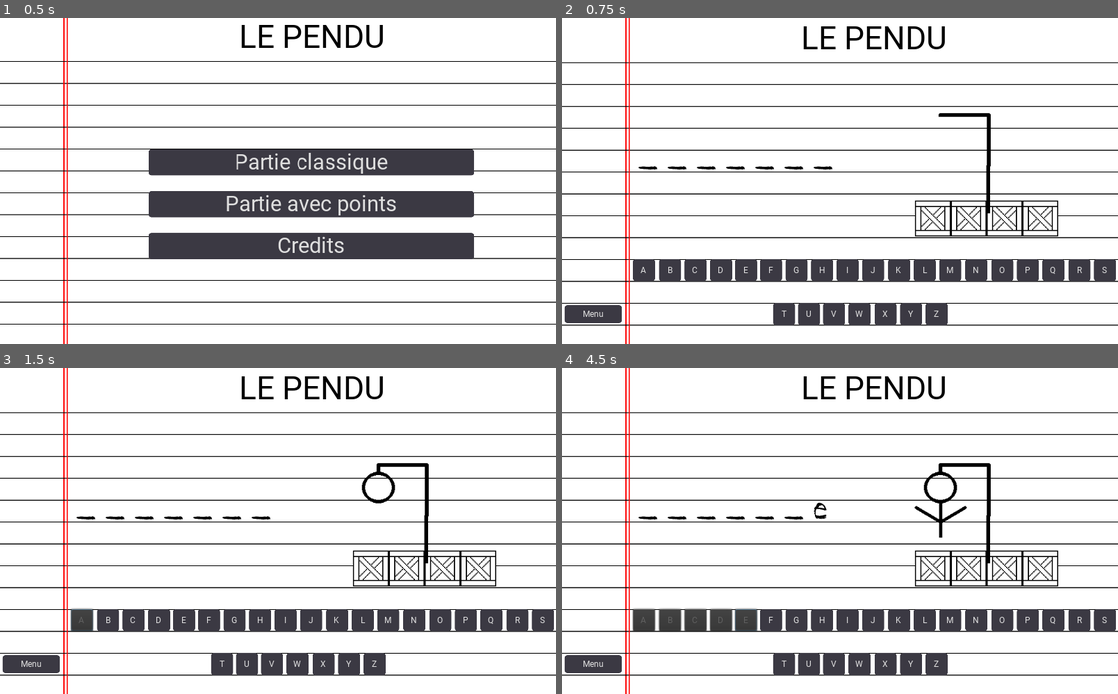
Above: before the commit, frames 1-4 (two rows, left to right).
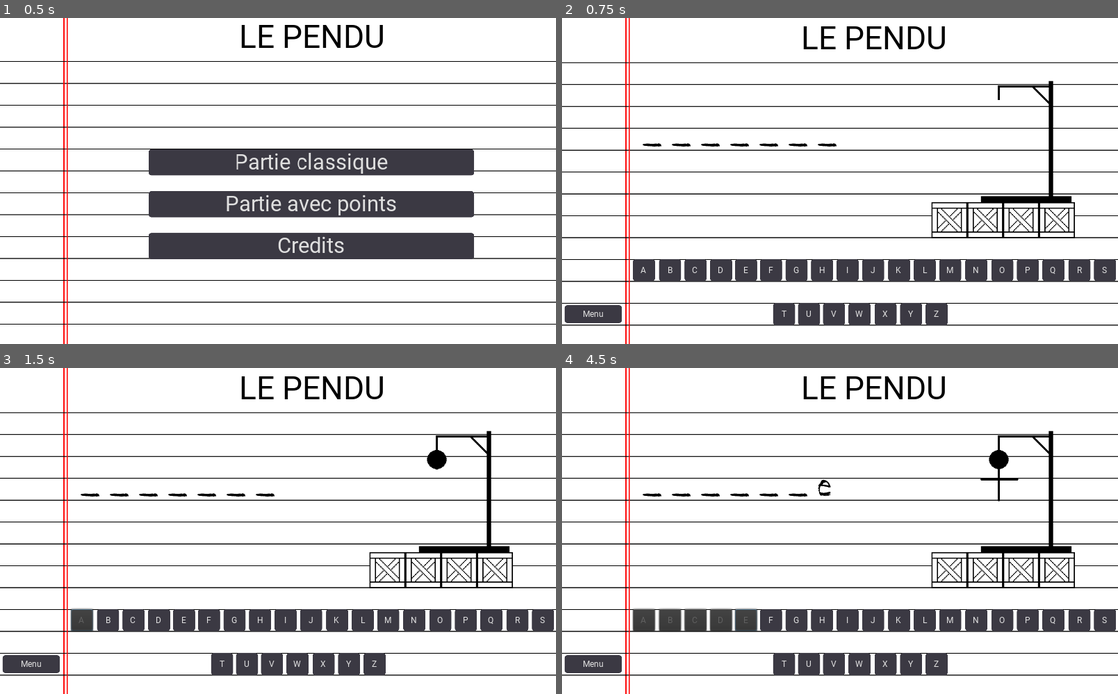
Above: after the commit, the same moments.

Repository: Jelared/Project-Jeu_du_Pendu
Game: Godot game, scene res://scenes/Menu.tscn
Same seed, same stepped clock (60 frames per second), same inputs: the game is played once before the commit and once after it.
Inputs:
- Up to frame 1 (0.5 s): no input
- Up to frame 2 (0.75 s): click "Partie classique" at 0.5 s
- Up to frame 3 (1.5 s): click "A" at 1.25 s
- Up to frame 4 (4.5 s): click "B" at 2 s; click "C" at 2.75 s; click "D" at 3.5 s; click "E" at 4.25 s

Frame 1 is identical in both runs. In frame 2, 3.3% of the frame differs, in the area x 13-93%, y 19-68%; in frame 3, 3.7%; in frame 4, 4.0%.

Commit message:
update 14-10-2022
Mise à jour des sprites

Diff:
--- a/scenes/Main.tscn
+++ b/scenes/Main.tscn
@@ -1,15 +1,14 @@
-[gd_scene load_steps=75 format=2]
+[gd_scene load_steps=74 format=2]
 
 [ext_resource path="res://scripts/Main.gd" type="Script" id=1]
 [ext_resource path="res://Groupes/buttongroup_clavier.tres" type="ButtonGroup" id=2]
-[ext_resource path="res://Sprites/SP1.png" type="Texture" id=3]
-[ext_resource path="res://Sprites/SP6.png" type="Texture" id=4]
+[ext_resource path="res://Sprites/Pendu_5.png" type="Texture" id=3]
+[ext_resource path="res://Sprites/Pendu_3.png" type="Texture" id=4]
 [ext_resource path="res://Sprites/Page.png" type="Texture" id=5]
-[ext_resource path="res://Sprites/SP3.png" type="Texture" id=6]
-[ext_resource path="res://Sprites/SP2.png" type="Texture" id=7]
-[ext_resource path="res://Sprites/SP4.png" type="Texture" id=8]
-[ext_resource path="res://Sprites/SP5.png" type="Texture" id=9]
-[ext_resource path="res://Sprites/SP0.png" type="Texture" id=10]
+[ext_resource path="res://Sprites/Pendu_0.png" type="Texture" id=6]
+[ext_resource path="res://Sprites/Pendu_2.png" type="Texture" id=7]
+[ext_resource path="res://Sprites/Pendu_4.png" type="Texture" id=8]
+[ext_resource path="res://Sprites/Pendu_1.png" type="Texture" id=9]
 [ext_resource path="res://Sprites/Pendu_6.png" type="Texture" id=11]
 [ext_resource path="res://font/Interface_font.ttf" type="DynamicFontData" id=15]
 [ext_resource path="res://Styles/Menu_boutton.tres" type="StyleBox" id=16]
@@ -189,7 +188,7 @@
 
 [sub_resource type="SpriteFrames" id=1]
 animations = [ {
-"frames": [ ExtResource( 10 ), ExtResource( 3 ), ExtResource( 7 ), ExtResource( 6 ), ExtResource( 8 ), ExtResource( 9 ), ExtResource( 4 ) ],
+"frames": [ ExtResource( 6 ), ExtResource( 9 ), ExtResource( 7 ), ExtResource( 4 ), ExtResource( 8 ), ExtResource( 3 ), ExtResource( 11 ) ],
 "loop": true,
 "name": "default",
 "speed": 5.0
@@ -215,17 +214,14 @@
 scale = Vector2( 0.5, 0.5 )
 texture = ExtResource( 5 )
 
-[node name="test" type="Sprite" parent="."]
-position = Vector2( 642, 12 )
-texture = ExtResource( 11 )
-
 [node name="Affichage" type="RichTextLabel" parent="."]
 anchor_top = 0.5
 anchor_right = 1.0
 anchor_bottom = 0.5
-margin_left = 141.0
-margin_top = -59.0
-margin_bottom = 3.0
+margin_left = 149.0
+margin_top = -101.0
+margin_right = 8.0
+margin_bottom = -39.0
 custom_colors/default_color = Color( 0, 0, 0, 1 )
 custom_fonts/normal_font = SubResource( 3 )
 bbcode_enabled = true
@@ -576,7 +572,7 @@
 text = "Z"
 
 [node name="Pendu" type="AnimatedSprite" parent="."]
-position = Vector2( 723, 250 )
+position = Vector2( 825, 258 )
 frames = SubResource( 1 )
 
 [node name="Crédit" type="CanvasLayer" parent="."]
--- a/scenes/Main2.tscn
+++ b/scenes/Main2.tscn
@@ -2,14 +2,14 @@
 
 [ext_resource path="res://scripts/Main2.gd" type="Script" id=1]
 [ext_resource path="res://Groupes/buttongroup_clavier.tres" type="ButtonGroup" id=2]
-[ext_resource path="res://Sprites/SP1.png" type="Texture" id=3]
-[ext_resource path="res://Sprites/SP6.png" type="Texture" id=4]
+[ext_resource path="res://Sprites/Pendu_5.png" type="Texture" id=3]
+[ext_resource path="res://Sprites/Pendu_6.png" type="Texture" id=4]
 [ext_resource path="res://Styles/Menu_norm.tres" type="StyleBox" id=5]
-[ext_resource path="res://Sprites/SP3.png" type="Texture" id=6]
-[ext_resource path="res://Sprites/SP2.png" type="Texture" id=7]
-[ext_resource path="res://Sprites/SP4.png" type="Texture" id=8]
-[ext_resource path="res://Sprites/SP5.png" type="Texture" id=9]
-[ext_resource path="res://Sprites/SP0.png" type="Texture" id=10]
+[ext_resource path="res://Sprites/Pendu_3.png" type="Texture" id=6]
+[ext_resource path="res://Sprites/Pendu_0.png" type="Texture" id=7]
+[ext_resource path="res://Sprites/Pendu_2.png" type="Texture" id=8]
+[ext_resource path="res://Sprites/Pendu_4.png" type="Texture" id=9]
+[ext_resource path="res://Sprites/Pendu_1.png" type="Texture" id=10]
 [ext_resource path="res://Styles/Menu_boutton.tres" type="StyleBox" id=11]
 [ext_resource path="res://Sprites/Page.png" type="Texture" id=13]
 [ext_resource path="res://font/Interface_font.ttf" type="DynamicFontData" id=15]
@@ -192,7 +192,7 @@
 
 [sub_resource type="SpriteFrames" id=1]
 animations = [ {
-"frames": [ ExtResource( 10 ), ExtResource( 3 ), ExtResource( 7 ), ExtResource( 6 ), ExtResource( 8 ), ExtResource( 9 ), ExtResource( 4 ) ],
+"frames": [ ExtResource( 7 ), ExtResource( 10 ), ExtResource( 8 ), ExtResource( 6 ), ExtResource( 9 ), ExtResource( 3 ), ExtResource( 4 ) ],
 "loop": true,
 "name": "default",
 "speed": 5.0
@@ -593,7 +593,7 @@
 text = "Z"
 
 [node name="Pendu" type="AnimatedSprite" parent="."]
-position = Vector2( 737, 232 )
+position = Vector2( 825, 258 )
 frames = SubResource( 1 )
 
 [node name="Menu" type="Button" parent="."]
Binary file added: Sprites/Pendu_0.png
Not shown, changed: Sprites/Pendu_0.png.import
Binary file added: Sprites/Pendu_1.png
Not shown, changed: Sprites/Pendu_1.png.import
Binary file added: Sprites/Pendu_2.png
Not shown, changed: Sprites/Pendu_2.png.import
Binary file added: Sprites/Pendu_3.png
Not shown, changed: Sprites/Pendu_3.png.import
Binary file added: Sprites/Pendu_4.png
Not shown, changed: Sprites/Pendu_4.png.import
Binary file added: Sprites/Pendu_5.png
Not shown, changed: Sprites/Pendu_5.png.import
(and 9 more such lines)
